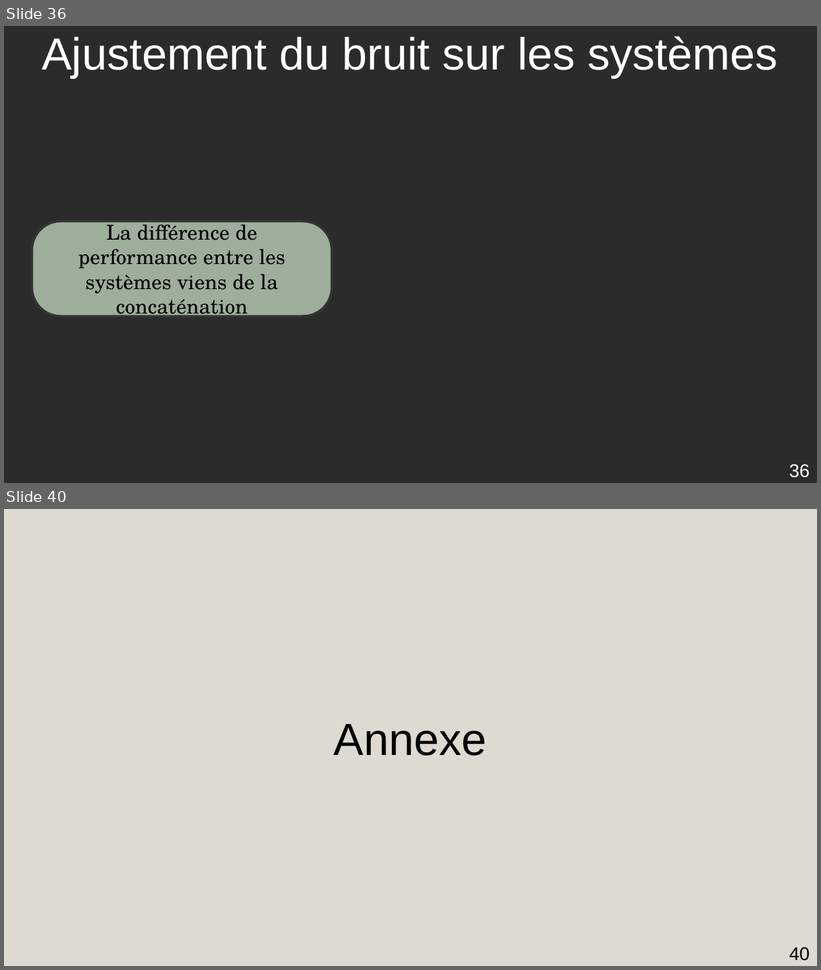
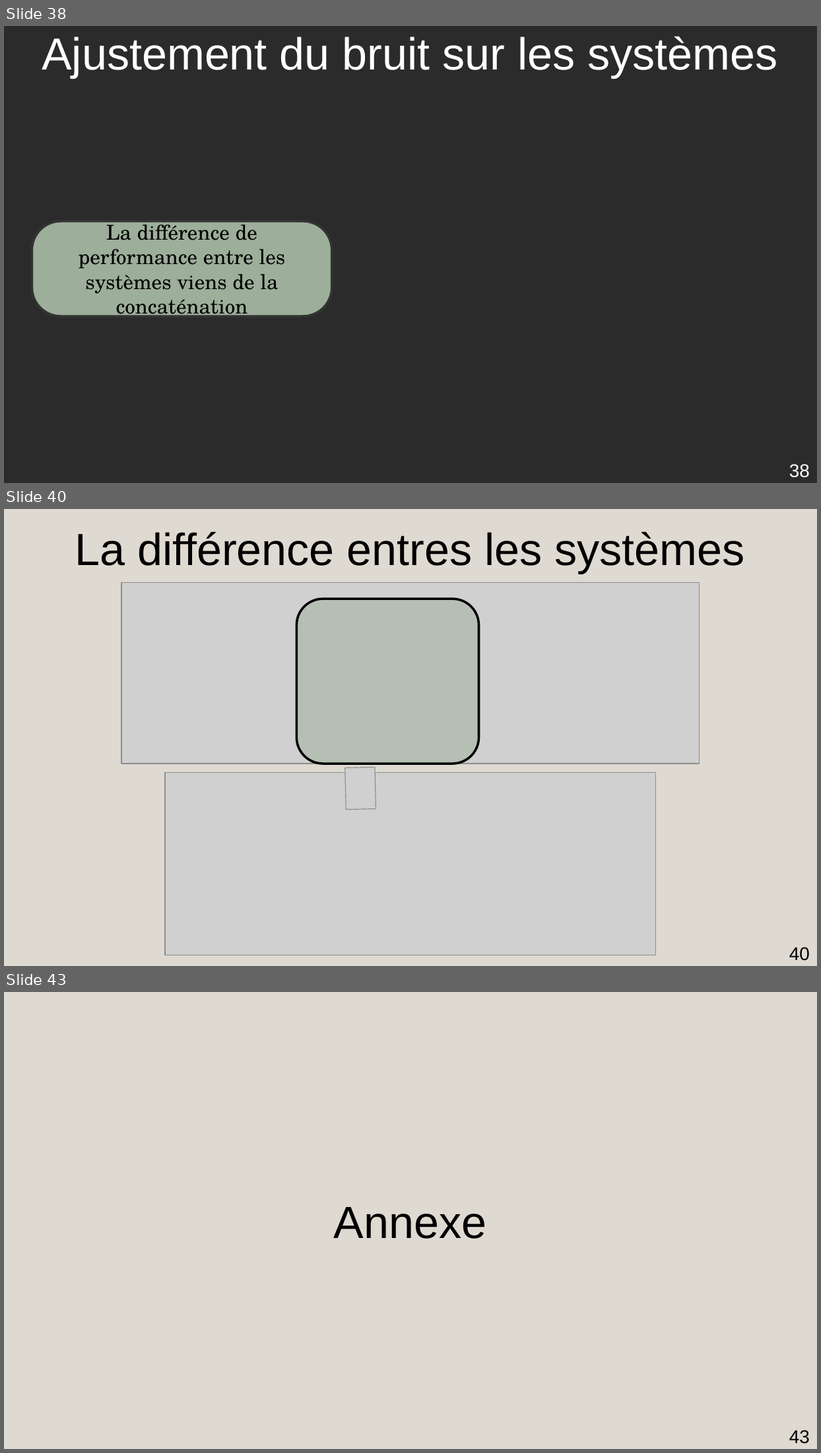
Before and after one commit to AmdaU/presentations, a slide deck: Seminaire/Seminaire.odp. Shown one above the other, each under a label of ours: slides 36 and 40 before the commit, slides 38, 40 and 43 after it; the slides between them are not shown. The pictures are 821x970 and 821x1453 pixels, drawn with LibreOffice and Linux fonts; fonts in the diff are those of the drawing; grey boxes stand for pictures; background and template pictures are left out; a plain dark background stands for a picture behind light text. Boxes give left, top, right and bottom in pixels: in the first picture for what was removed or moved away, otherwise in the second. Text is boxed around its words. In the diff, an @@ line names an element or a change of style, - is before the commit and + after.

```diff
--- a/Seminaire/Seminaire.odp
+++ b/Seminaire/Seminaire.odp
@@ slide 40 added at [4, 509, 817, 966], background #DFDAD1 @@
@@ title added at [75, 531, 745, 573], 44 pt, text #000000 @@
+La différence entres les systèmes
@@ picture added at [121, 583, 700, 764] @@
@@ rounded rectangle added at [297, 599, 479, 764], fill #9DAF9A at 50% opacity, outline #000000 2.3 pt @@
@@ picture added at [165, 773, 656, 956] @@
@@ picture added at [345, 768, 376, 811] @@
@@ page number added at [789, 947, 810, 961], 18 pt, text #000000 @@
+40
@@ what was slide 36 is now slide 38 @@
@@ page number at [789, 464, 810, 478]: text changed @@
-36
+38
@@ what was slide 40 is now slide 43 @@
@@ page number at [789, 1430, 810, 1444]: text changed @@
-40
+43
```
Also in this commit, not shown: 5 slides changed, 4 other slides added, 17 other files.
